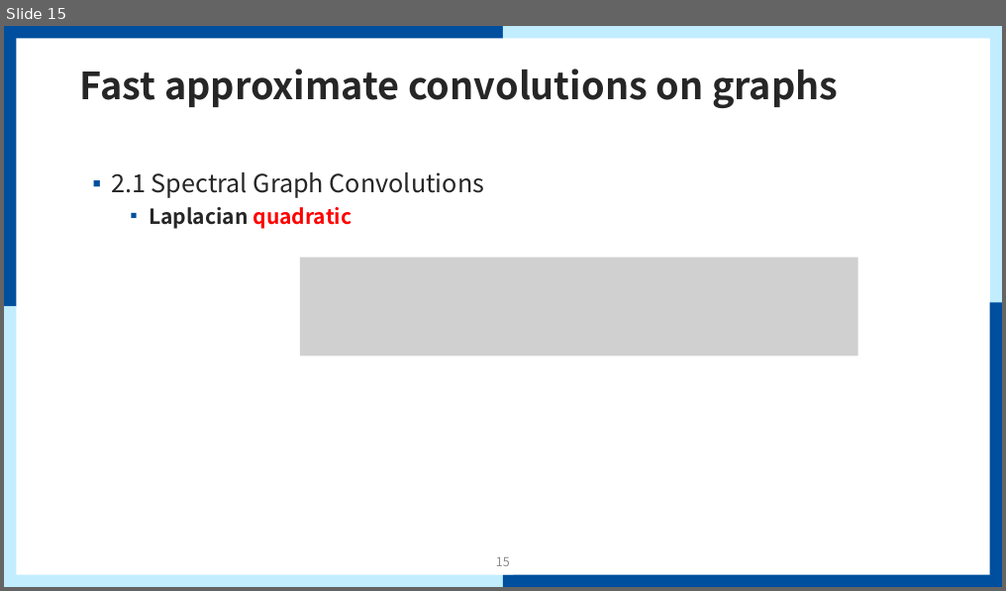
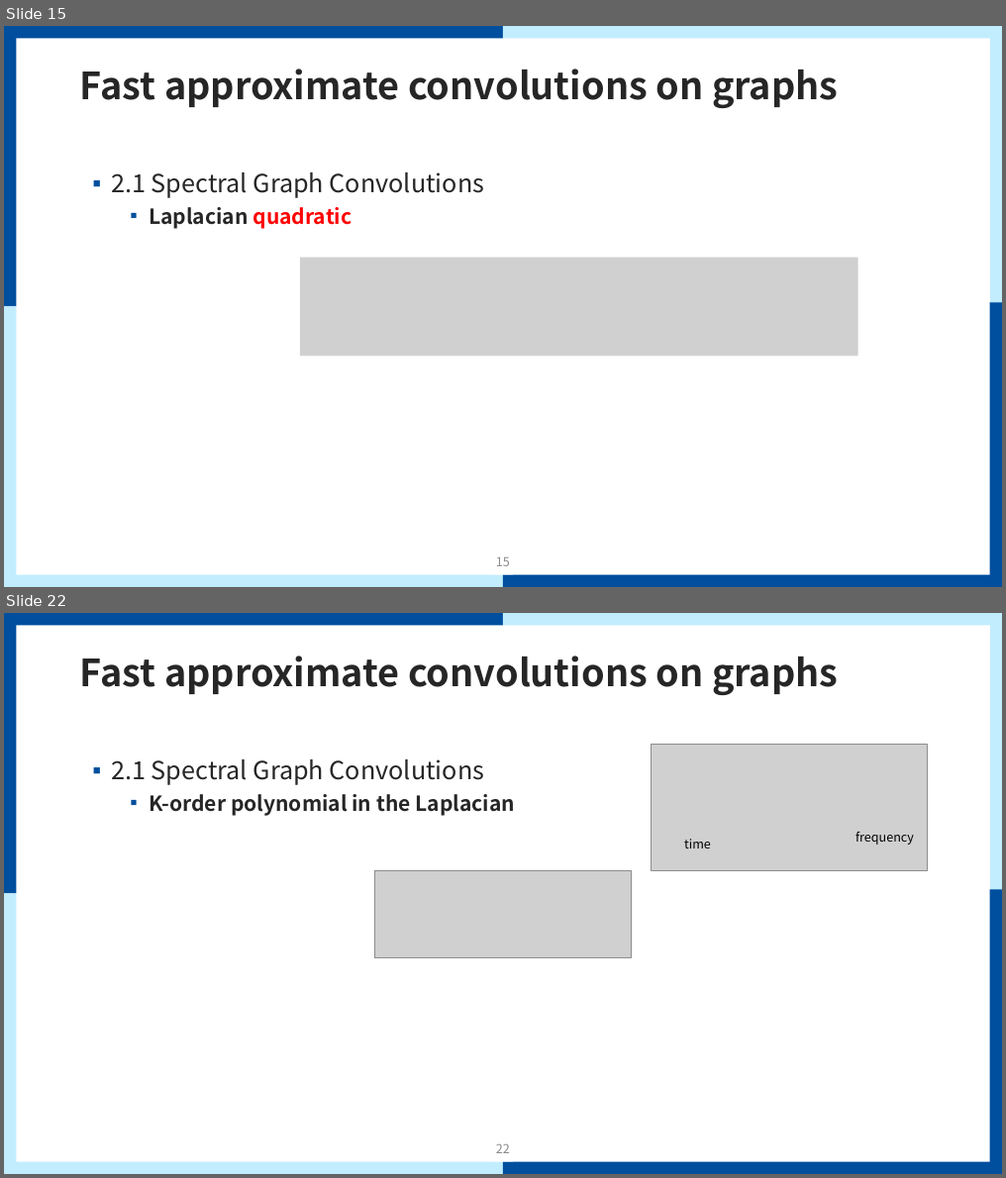
Before and after one commit to mmvv11/GraduateStudies, a slide deck: papers/review/GCN Review.pptx. Shown one above the other, each under a label of ours: slide 15 before the commit, slides 15 and 22 after it; the slides between them are not shown. The pictures are 1006x591 and 1006x1178 pixels, drawn with LibreOffice and Linux fonts; fonts in the diff are those of the drawing; grey boxes stand for pictures; background and template pictures are left out. Boxes give left, top, right and bottom in pixels: in the first picture for what was removed or moved away, otherwise in the second. Text is boxed around its words. In the diff, an @@ line names an element or a change of style, - is before the commit and + after.

```diff
--- a/papers/review/GCN Review.pptx
+++ b/papers/review/GCN Review.pptx
@@ slide 22 added at [4,613,1002,1174], background #FFFFFF; not listed: 9 template elements that a slide beside it also shows @@
@@ title added at [80,656,838,695], 36 pt, text #262626, bold @@
+Fast approximate convolutions on graphs
@@ text added at [111,760,515,816], 20 pt, text #262626, bold @@
+▪ 2.1 Spectral Graph Convolutions
+  ▪ K-order polynomial in the Laplacian
@@ picture added at [650,744,927,871] @@
@@ text added at [684,839,711,849], 12 pt, text #000000 @@
+time
@@ text added at [855,832,914,845], 12 pt, text #000000 @@
+frequency
@@ picture added at [374,871,632,959] @@
@@ page number added at [496,1145,510,1154], 12 pt, text #8C8C8C @@
+22
```
Also in this commit, not shown: 1 slide changed, 10 other slides added.
